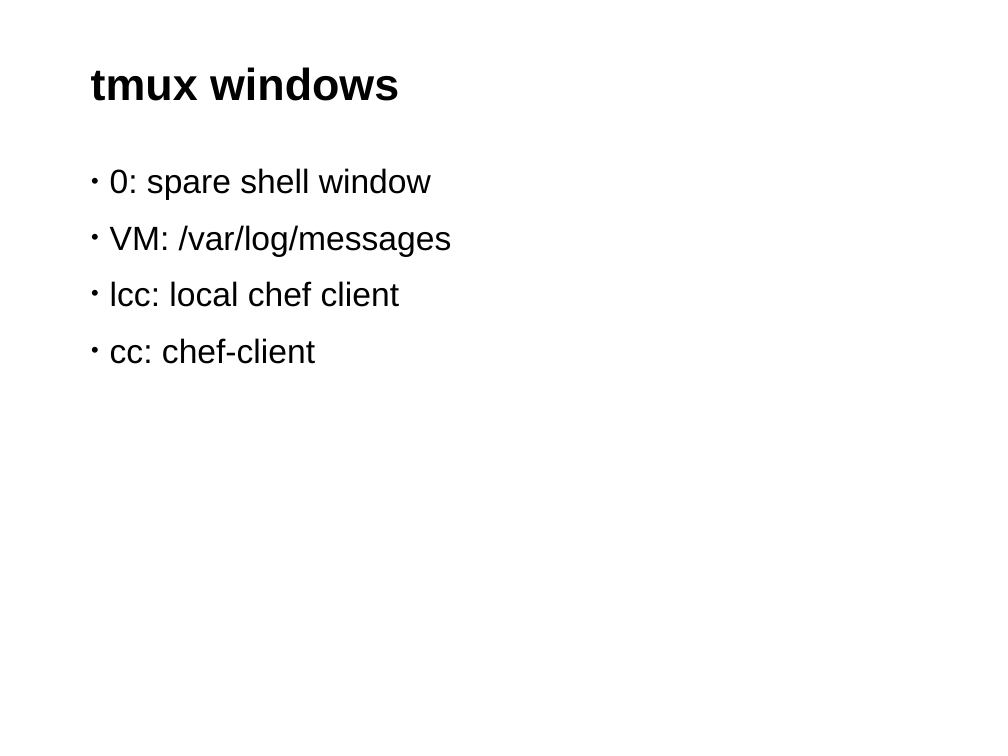
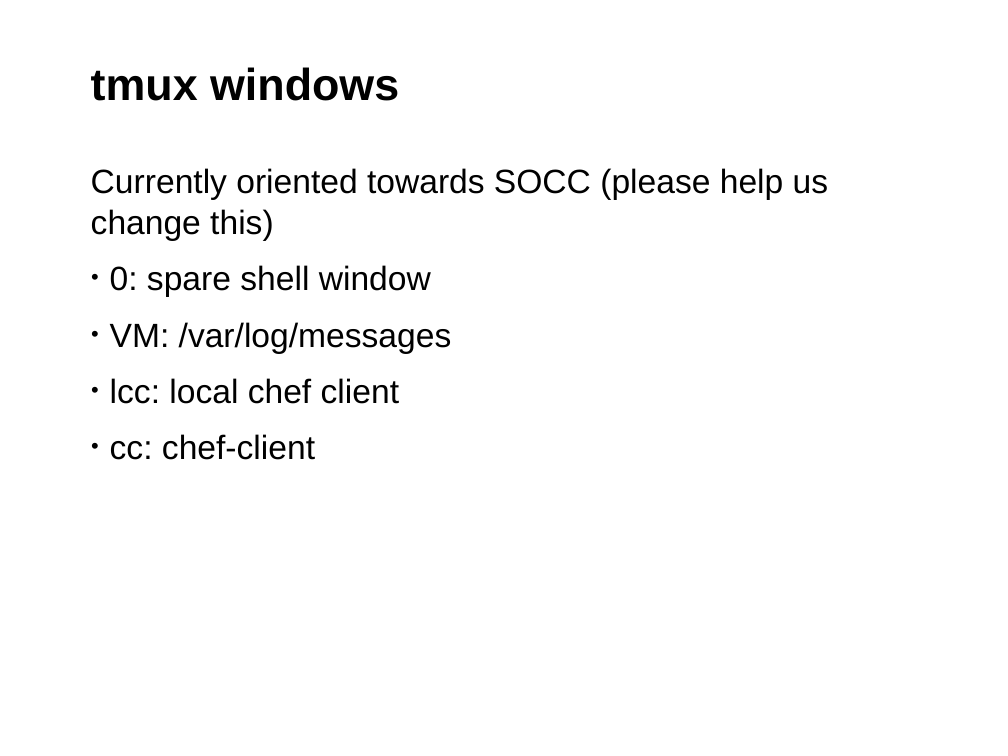
Before and after one commit to sayalilunkad/supportconfig-utils-slides, a slide deck: slide 8 of presentation.odp. Drawn at 1008x756 pixels with LibreOffice and Linux fonts; fonts in the diff are those of the drawing; background and template pictures are left out. Boxes give left, top, right and bottom in pixels: in the first picture for what was removed or moved away, otherwise in the second. Text is boxed around its words. In the diff, an @@ line names an element or a change of style, - is before the commit and + after.

```diff
--- a/presentation.odp
+++ b/presentation.odp
@@ text at (91,168,828,241): paragraph added @@
+Currently oriented towards SOCC (please help us change this)
```
Also in this commit, not shown: 4 other slides changed, 2 other files.
